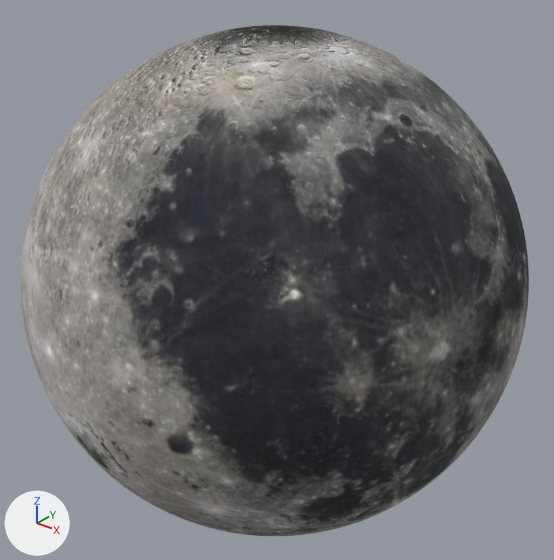
Renders of the glTF model public/assets/models/earth-3/scene.gltf from each side of a commit.
Rendered twice from a 50 mm camera at (2.0, -2.49, 1.55) aimed at (0.01, 0.01, 0.0). Arrows for +X, +Y and +Z are at lower left; the lights stay in place. Where no turn or scale is listed for an object, it has been applied to the vertices.
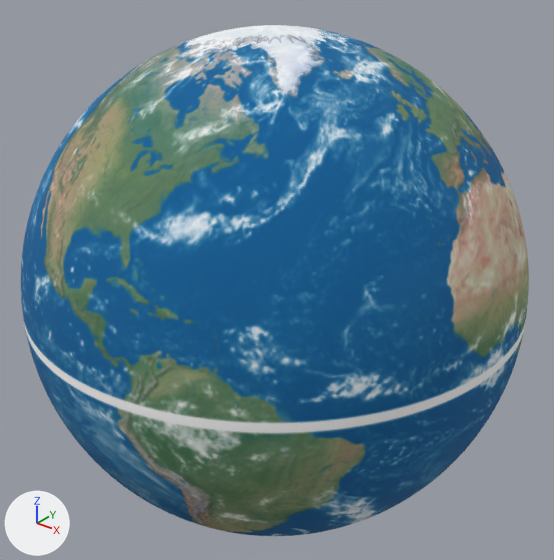
Where the change shows, as pixel boxes (x1, y1, x2, y2) in the pictures (554 x 560 px):
'Object_4', surface changed (grey to blue): (21, 25, 529, 536) in both

The change, as a list of edits to the scene's bpy script:
```text
Add img_scene___root_basecolor_jpg:
    img_scene___root_basecolor_jpg = load_image('Scene_-_Root_baseColor.jpg', 'textures/Scene_-_Root_baseColor.jpg', 8192, 4096, 'sRGB')
Change mat_scene___root:
    mat_scene___root.texture: img_scene___root_basecolor_jpeg -> img_scene___root_basecolor_jpg
```
